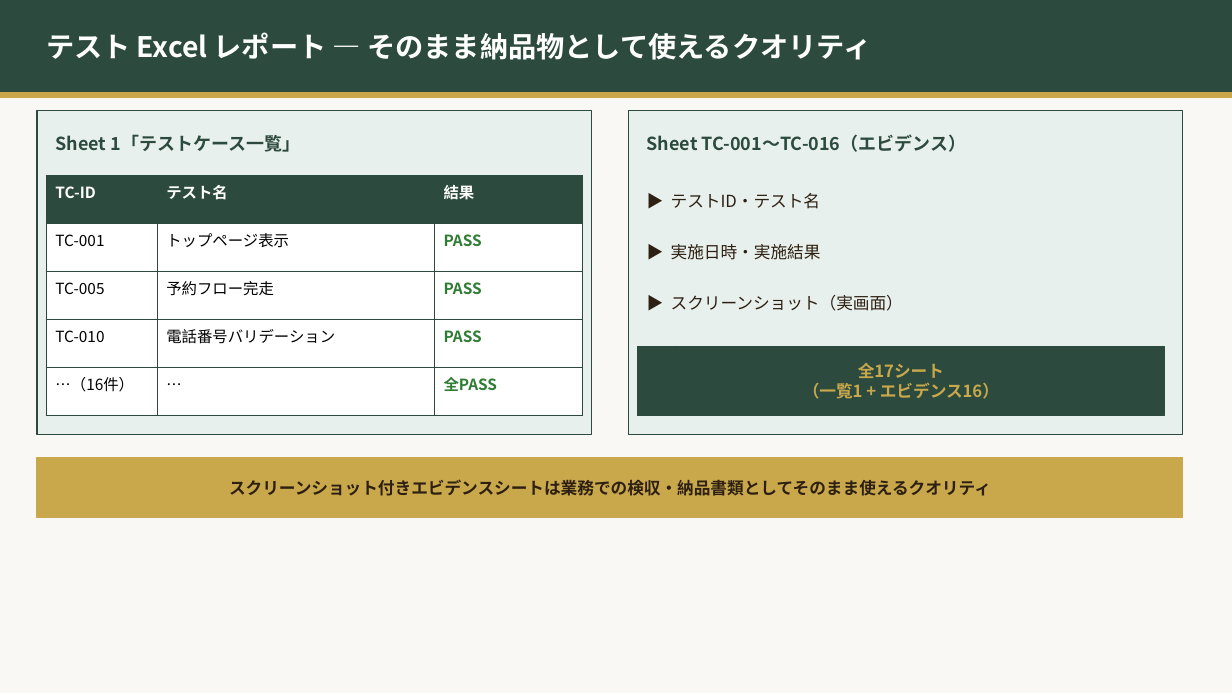
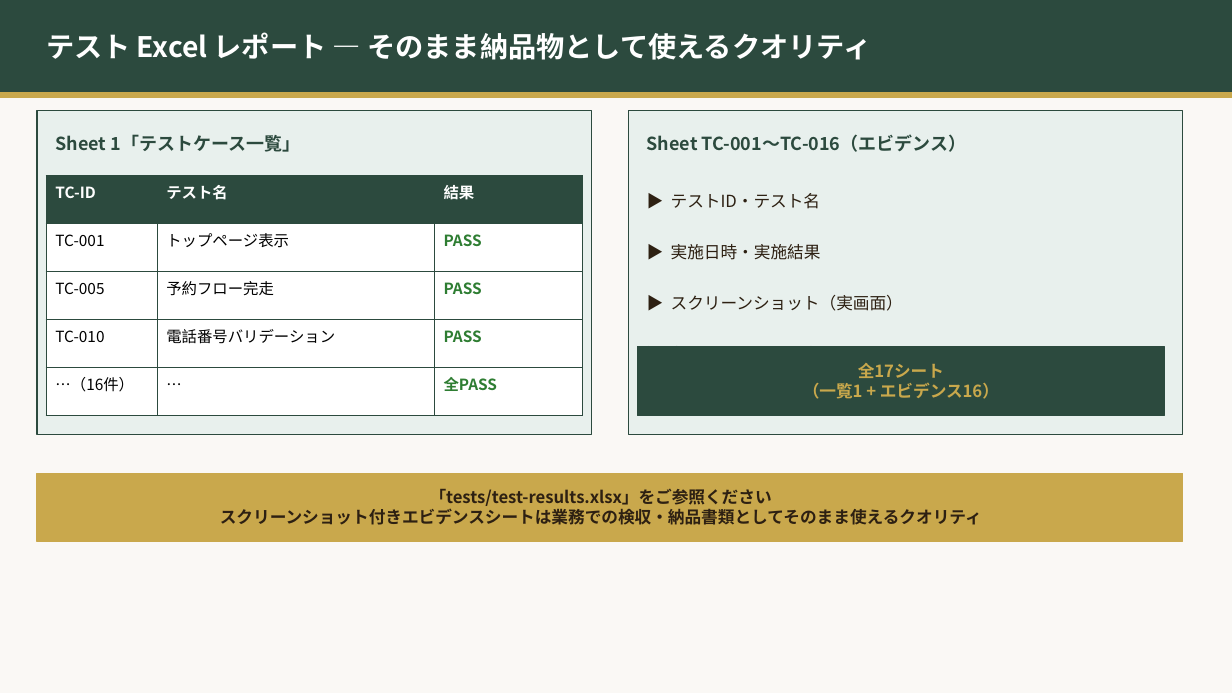
Before and after one commit to alken-xu/firstClaudeProject, a slide deck: slide 12 of ClaudeCode_ShinesoftIntro.pptx. Drawn at 1232x693 pixels with LibreOffice and Linux fonts; fonts in the diff are those of the drawing. Boxes give left, top, right and bottom in pixels: in the first picture for what was removed or moved away, otherwise in the second. Text is boxed around its words. In the diff, an @@ line names an element or a change of style, - is before the commit and + after.

```diff
--- a/ClaudeCode_ShinesoftIntro.pptx
+++ b/ClaudeCode_ShinesoftIntro.pptx
@@ text "「tests/test-results.xlsx」をご参照ください": place and size @@
-text "「tests/test-results.xlsx」をご参照ください" at box(229, 479, 991, 496)
+text "「tests/test-results.xlsx」をご参照ください" at box(220, 489, 982, 525)
@@ rectangle: place and size @@
-rectangle at box(37, 457, 1183, 518)
+rectangle at box(37, 473, 1183, 542)
@@ text at box(430, 489, 772, 506): paragraph added @@
+「tests/test-results.xlsx」をご参照ください
```
